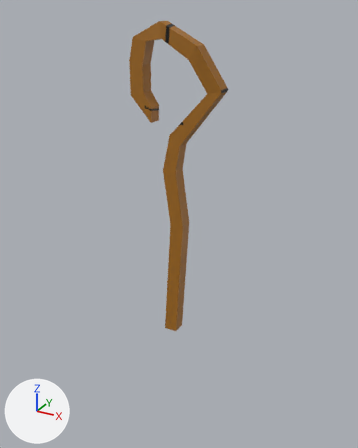
The glTF model assets/equipments/staff_apprentice.glb: old version first, new version second.
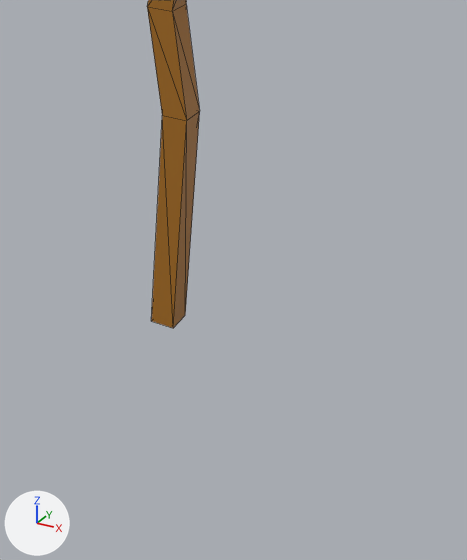
Old and new are each drawn whole from a 50 mm camera at (1.64, -2.86, 2.35) aimed at (0.02, 0.09, 0.87) and again close up on the part from 25% to 90% of the width and 37% to 100% of the height. Every picture has the same lights, and +X, +Y and +Z are marked at lower left. The older version's two pictures come first. The close-ups show mesh edges as thin lines. Where no turn or scale is listed for an object, it has been applied to the vertices. Vertices at exactly the same position are counted once.

Script lines for the objects in view, before the commit:
```python
me_cube_003 = bpy.data.meshes.new('Cube.003')
me_cube_003.from_pydata(...)  # 44 vertices, 84 faces; spans x -0.24..0.38, y -0.09..0.08, z -1.6..0.67
me_cube_003.materials.append(mat_apprentice_staff)  # picture img_wooden_sword
# before: 0 (-0.04, -0.02, -1.6) at pixel (151, 321), 2 (-0.04, 0.08, -1.6), 4 (0.06, -0.02, -1.6) at pixel (173, 328), 6 (0.06, 0.08, -1.6) at pixel (185, 315)
ob_cube_002 = bpy.data.objects.new('Cube.002', me_cube_003)
ob_cube_002.location = (0.0, 0.0, 1.6)
```
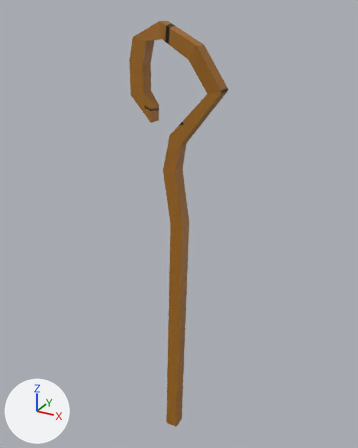
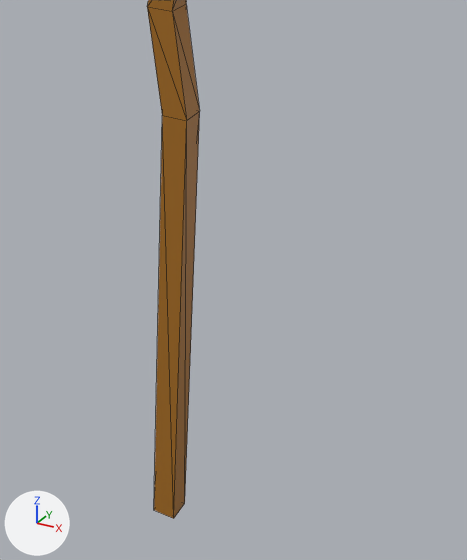
The newer file is also rescaled (x1.705), turned or shifted as a whole; pictures and numbers use the older file's frame.

Boxes (x1, y1, x2, y2) around the edits, measured in the close-ups (467 x 560 px; the box of a moved part takes in the faces that stretch with it):
'Cube.002', reshaped: before (147, 0, 200, 328); after (147, 0, 200, 519)
part 1 of me_cube_003, moved or reshaped: before (151, 114, 200, 328); after (154, 114, 200, 519)

The edits, one by one:
me_cube_003 is used by ob_cube_002; location (0.0, 0.0, 1.6).
me_cube_003 had 44 vertices, 84 faces and spanned x -0.24..0.38, y -0.09..0.08, z -1.6..0.67.
me_cube_003 now has 44 vertices, 84 faces and spans x -0.24..0.38, y -0.09..0.08, z -2.6..0.67.
Part 1, on me_cube_003:
Vertices 0, 2, 4, 6 of me_cube_003 move by (0.0, 0.0, -1.0).
